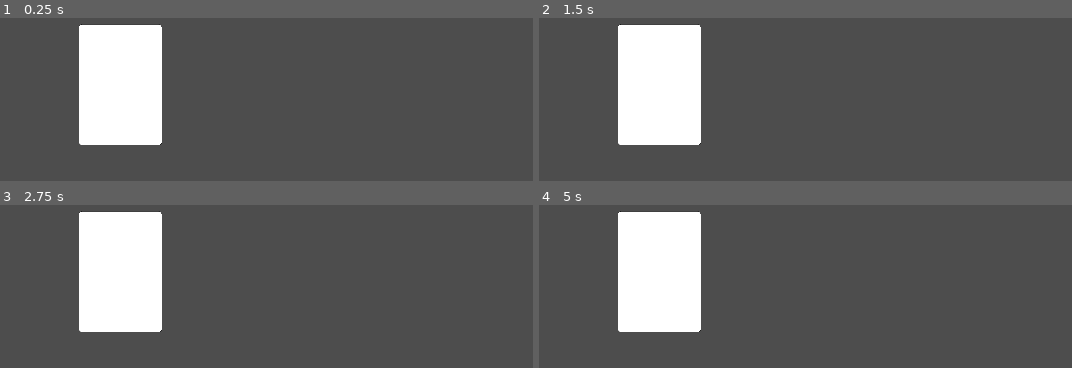
Above: before the commit, frames 1-4 (two rows, left to right).
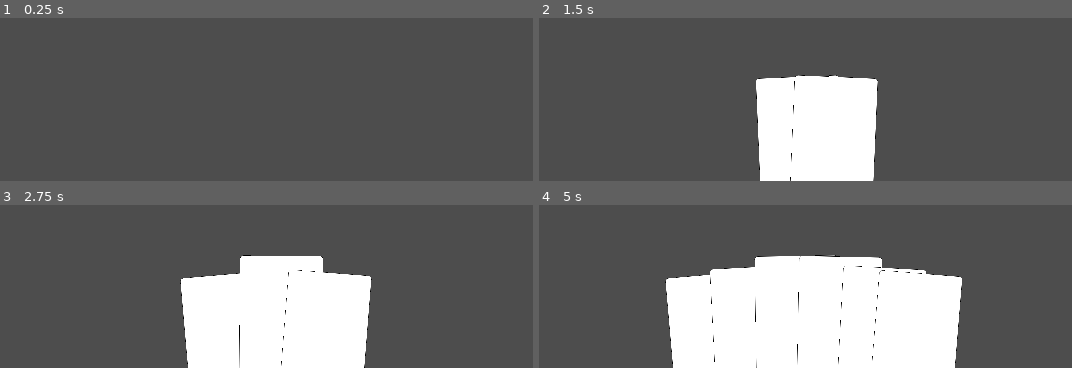
Above: after the commit, the same moments.

Repository: michael-j-coyne/card-game
Game: Godot game, scene res://hand.tscn
Two runs of this game, one before a commit and one after it. Both use one fixed random seed, a clock stepped at 60 frames per second and the inputs below. Before the commit the project starts from res://Card.tscn.
Inputs (mouse positions are in pixels of both pictures, inside the frame that each line leads up to):
- Up to frame 1 (0.25 s): no input
- Up to frame 2 (1.5 s): tap Enter at 0.5 s; move the mouse to (outside the picture) at 0.52 s; click (outside the picture) at 0.67 s; tap Space at 1.25 s; drag from (outside the picture) to (789, 45) at 1.27 s
- Up to frame 3 (2.75 s): move the mouse to (outside the picture) at 2.02 s; click (outside the picture) at 2.17 s
- Up to frame 4 (5 s): drag from (789, 232) to (outside the picture) at 2.77 s; move the mouse to (1071, 209) at 3.52 s; click (1071, 209) at 3.67 s; drag from (outside the picture) to (outside the picture) at 4.27 s

The runs differ from the first frame. In frame 1, 11% of the frame differs, in the area x 14-31%, y 3-78%; in frame 2, 26%; in frame 3, 33%; in frame 4, 42%, in the area x 14-80%, y 3-100%.

Commit message:
Add card fan animation
Use tween and curves to animate the cards such that they fan out in a U shape.

Diff:
--- a/Card.gd
+++ b/Card.gd
@@ -1,12 +1,14 @@
-extends MarginContainer
-
+extends Node2D
 
 # Called when the node enters the scene tree for the first time.
 func _ready():
-	var card_size = size
+	pass
 
-func _input(event):
-	pass
+func get_width() -> int:
+	return $Background.texture.get_width() * $Background.scale.x
+
+func get_height() -> int:
+	return $Background.texture.get_height() * $Background.scale.y
 
 # Called every frame. 'delta' is the elapsed time since the previous frame.
 func _process(delta):
--- a/Card.tscn
+++ b/Card.tscn
@@ -4,16 +4,10 @@
 [ext_resource type="Texture2D" uid="uid://qxhs4cegj7e0" path="res://assets/blank_card.png" id="1_agvw2"]
 [ext_resource type="Script" path="res://Background.gd" id="3_18d2c"]
 
-[node name="Card" type="MarginContainer"]
-offset_left = 171.0
-offset_top = 157.0
-offset_right = 219.0
-offset_bottom = 226.5
+[node name="Card" type="Node2D"]
 script = ExtResource("1_0tftp")
 
 [node name="Background" type="Sprite2D" parent="."]
-position = Vector2(277, 547)
 scale = Vector2(0.4, 0.4)
 texture = ExtResource("1_agvw2")
-centered = false
 script = ExtResource("3_18d2c")
--- /dev/null
+++ b/Hand.gd
@@ -0,0 +1,69 @@
+extends Node2D
+
+const Card = preload('res://Card.tscn')
+
+# TODO: Make cards spawn to either the left or right, where the 'deck' is located,
+# currently they spawn in the middle of the hand at the hand 'origin'
+
+# maybe store the curve somewhere and load it like
+# const height_curve := preload("res://UI/resources/height_curve.tres") as Curve
+@export var horizontal_spread_curve :=  \
+	preload("res://UI/resources/horizontal_card_spread_curve.tres")
+@export var vertical_spread_curve := \
+	preload("res://UI/resources/vertical_card_spread_curve.tres")
+@export var rotation_curve := \
+	preload("res://UI/resources/hand_rotation_curve.tres")
+
+# maybe the card_spread_y and base_rotation_degrees should scale based on the value of
+# calculate_card_spread_x to avoid the situation with three cards
+const max_spread := 800.0
+const card_spread_y:float = 50.0
+const card_speed:float = 500.0
+const base_rotation_degrees = 5
+
+func calculate_card_spread_x(num_cards_in_hand: int, card_width: int) -> float:
+	const overlap = 30
+	# Why do we multiply by 0.25? What is 0.25?
+	var spread = num_cards_in_hand * (card_width - overlap) * 0.25
+	return spread if spread < max_spread else max_spread
+
+# type annotation for card?
+# what does 'hand ratio' mean exactly?
+func hand_ratio(card, hand_size: int):
+	if hand_size < 2: return 0.5
+
+	return float(card.get_index()) / float(hand_size - 1)
+
+func fan_cards():
+	var tween = create_tween()
+	tween.set_parallel(true)
+	var cards_in_hand := get_children()
+	var num_cards_in_hand := cards_in_hand.size()
+
+	for card in cards_in_hand:
+		var card_spread_x = calculate_card_spread_x(num_cards_in_hand, card.get_width())
+		var pos := _compute_pos(hand_ratio(card, num_cards_in_hand), card_spread_x)
+		var rotation_degrees = \
+			rotation_curve.sample(hand_ratio(card, num_cards_in_hand)) * base_rotation_degrees
+
+		tween.tween_property(card, "position", pos, 0.5)
+		tween.tween_property(card, "rotation_degrees", rotation_degrees, 0.5)
+
+func _process(delta:float) -> void:
+	fan_cards()
+
+func _input(event):
+	if event is InputEventMouseButton and event.pressed:
+		print("mouse button event at ", event.position)
+		add_child(Card.instantiate())
+
+func _compute_pos(hand_ratio : float, card_spread_x : int) -> Vector2:
+	var relative_x = horizontal_spread_curve.sample(hand_ratio) * card_spread_x
+	# why do I have to multiply by -1 again?
+	# I do this so the curve is an upside down U instead of a regular U, but why do I need to do it?
+	var relative_y = vertical_spread_curve.sample(hand_ratio) * card_spread_y * -1
+	return Vector2(relative_x, relative_y)
+
+# Called when the node enters the scene tree for the first time.
+func _ready():
+	pass
--- /dev/null
+++ b/UI/resources/hand_rotation_curve.tres
@@ -0,0 +1,6 @@
+[gd_resource type="Curve" format=3 uid="uid://de07ra2kq30a"]
+
+[resource]
+min_value = -1.0
+_data = [Vector2(0, -1), 0.0, 2.0, 0, 1, Vector2(1, 1), 2.0, 0.0, 1, 0]
+point_count = 2
--- /dev/null
+++ b/UI/resources/horizontal_card_spread_curve.tres
@@ -0,0 +1,6 @@
+[gd_resource type="Curve" format=3 uid="uid://ba8y6u4hbqecs"]
+
+[resource]
+min_value = -1.0
+_data = [Vector2(0, -1), 0.0, 2.0, 0, 1, Vector2(1, 1), 2.0, 0.0, 1, 0]
+point_count = 2
--- /dev/null
+++ b/UI/resources/vertical_card_spread_curve.tres
@@ -0,0 +1,7 @@
+[gd_resource type="Curve" format=3 uid="uid://cyaj7bmc3a65p"]
+
+[resource]
+min_value = -1.0
+max_value = 2.13163e-14
+_data = [Vector2(0, -1), 0.0, 0.0, 0, 0, Vector2(0.5, 2.13163e-14), 0.0, 0.0, 0, 0, Vector2(1, -1), 0.0, 0.0, 0, 0]
+point_count = 3
--- /dev/null
+++ b/hand.tscn
@@ -0,0 +1,13 @@
+[gd_scene load_steps=3 format=3 uid="uid://bcyy6s0bdd2ri"]
+
+[ext_resource type="Script" path="res://Hand.gd" id="1_qdpuj"]
+
+[sub_resource type="Curve" id="Curve_u0tap"]
+min_value = -1.0
+_data = [Vector2(0, -1), 0.0, 2.0, 0, 1, Vector2(1, 1), 2.0, 0.0, 1, 0]
+point_count = 2
+
+[node name="Hand" type="Node2D"]
+position = Vector2(926, 951)
+script = ExtResource("1_qdpuj")
+horizontal_spread_curve = SubResource("Curve_u0tap")
--- a/project.godot
+++ b/project.godot
@@ -11,7 +11,7 @@
 [application]
 
 config/name="Card-game"
-run/main_scene="res://Card.tscn"
+run/main_scene="res://hand.tscn"
 config/features=PackedStringArray("4.2", "GL Compatibility")
 config/icon="res://icon.svg"
 
